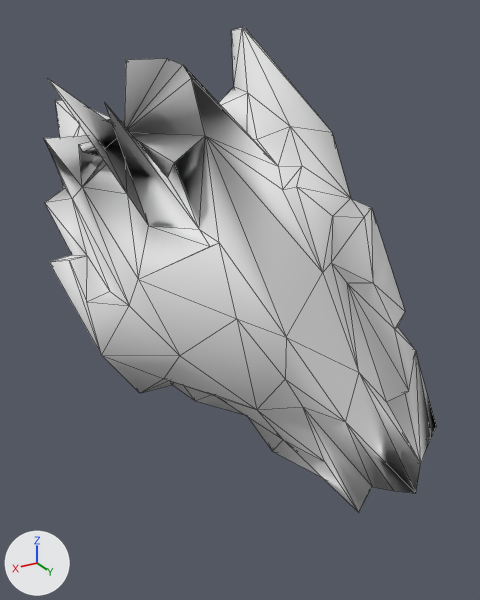
A saved change to the OBJ model src/main/resources/assets/kn8/meshes/kaiju_no9_fusion/forearm_left.obj.
One viewpoint serves both versions: a 50 mm camera at (-0.427, 0.841, 3.07) aimed at (-1.077, -0.241, 2.529). Lighting does not change. The marker at lower left points along +X, +Y and +Z. The picture after the commit comes second. Mesh edges are drawn as thin lines. Where no turn or scale is listed for an object, it has been applied to the vertices. Vertices at exactly the same position are counted once.

In view in the first picture: 'forearm_left'.
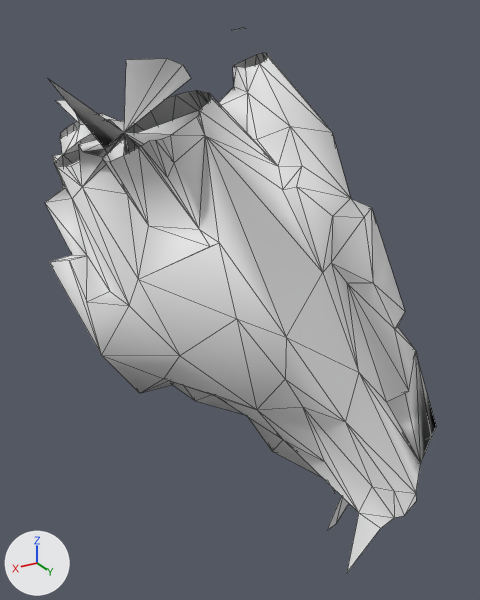
Changed parts and their boxes (x1, y1, x2, y2) in the pictures (480 x 600 px):
```json
{"object": "forearm_left", "change": "reshaped", "before": [44, 27, 436, 512], "after": [45, 27, 436, 572], "on screen": "12% taller"}
{"part": 1, "of": "me_forearm_left", "change": "cut back", "before": [44, 27, 332, 229], "after": [55, 53, 332, 229]}
{"part": 2, "of": "me_forearm_left", "change": "built on", "after": [327, 485, 416, 572]}
```

The change, as JSON lines over the scene's bpy script:
```json
{"block": "me_forearm_left", "where": "# used by ob_forearm_left; location = (0.0, 0.0, 0.0)"}
{"op": "remove", "block": "me_forearm_left", "code": "me_forearm_left.from_pydata(...)  # 182 vertices, 360 faces; spans x -1.388..-0.703, y -0.751..0.176, z 2.189..3.048"}
{"op": "add", "block": "me_forearm_left", "code": "me_forearm_left.from_pydata(...)  # 251 vertices, 416 faces; spans x -1.388..-0.703, y -0.751..0.184, z 2.104..3.048"}
{"block": "me_forearm_left", "change": "me_forearm_left part 1"}
{"block": "me_forearm_left", "change": "2 vertices are removed from x -0.787..-0.754, y -0.399..-0.153, z 2.862..2.948"}
{"block": "me_forearm_left", "change": "40 faces are deleted"}
{"block": "me_forearm_left", "change": "58 vertices are added at x -1.173..-0.757, y -0.73..-0.105, z 2.817..3.002"}
{"block": "me_forearm_left", "change": "81 new faces join them"}
{"block": "me_forearm_left", "change": "me_forearm_left part 2"}
{"block": "me_forearm_left", "change": "3 faces are deleted"}
{"block": "me_forearm_left", "change": "13 vertices are added at x -1.301..-1.049, y -0.083..0.184, z 2.104..2.265"}
{"block": "me_forearm_left", "change": "18 new faces join them"}
```
